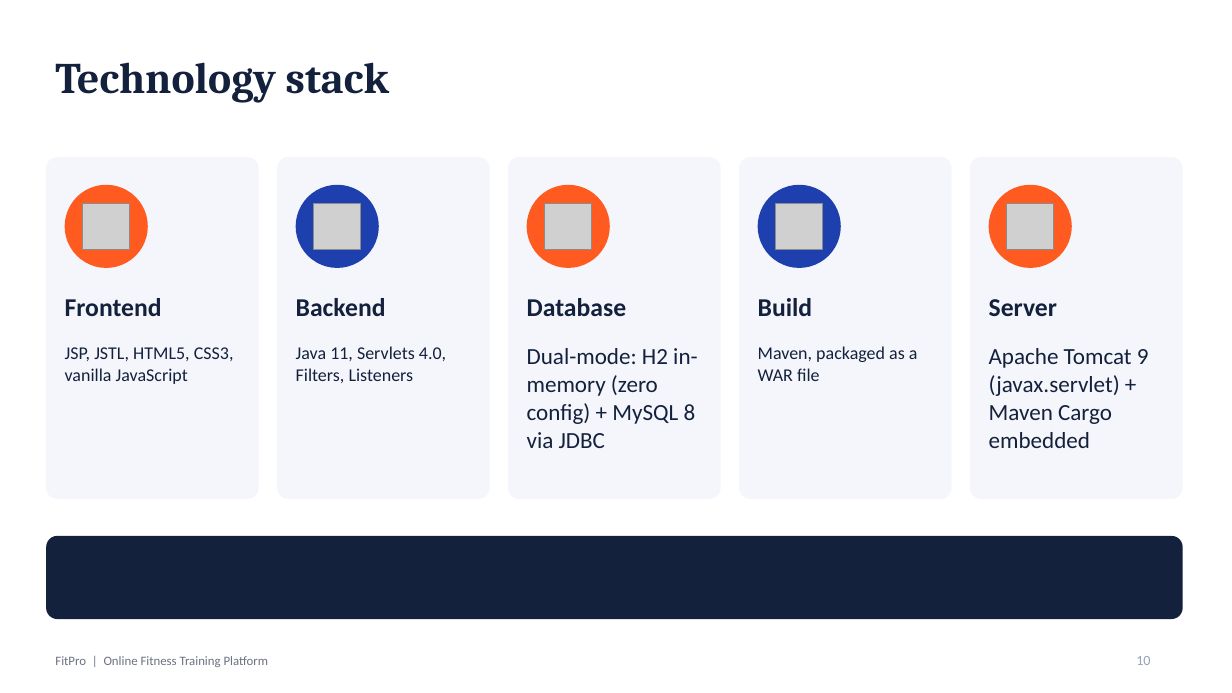
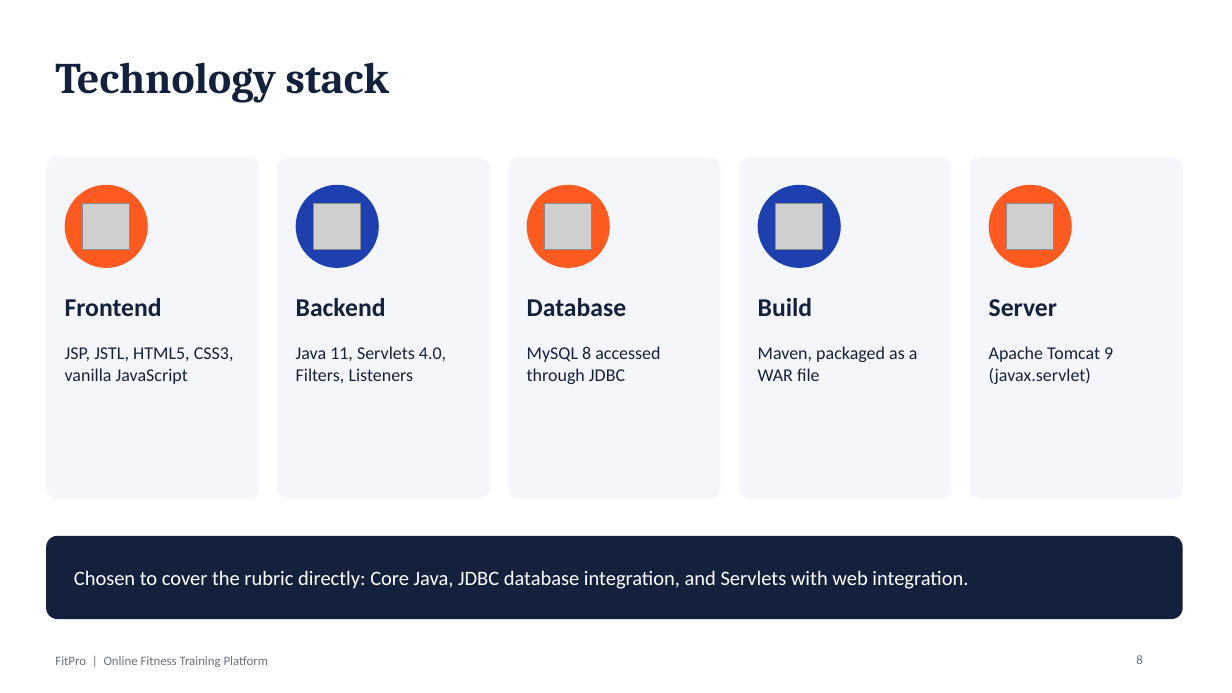
Before and after one commit to adiithakurr110/FitPro-Fitness-Platform, a slide deck: slide 8 of docs/FitPro_Final_Presentation.pptx (slide 10 before the commit). Drawn at 1232x693 pixels with LibreOffice and Linux fonts; fonts in the diff are those of the drawing; grey boxes stand for pictures. Boxes give left, top, right and bottom in pixels: in the first picture for what was removed or moved away, otherwise in the second. Text is boxed around its words. In the diff, an @@ line names an element or a change of style, - is before the commit and + after.

Commit message:
docs: align rubric mapping and presentation slide with college marking criteria

```diff
--- a/docs/FitPro_Final_Presentation.pptx
+++ b/docs/FitPro_Final_Presentation.pptx
@@ text at (527,346,660,384): text changed; size 18 to 14 pt @@
-Dual-mode: H2 in-memory (zero config) + MySQL 8 via JDBC
+MySQL 8 accessed through JDBC
@@ text at (989,346,1113,384): text changed; size 18 to 14 pt @@
-Apache Tomcat 9 (javax.servlet) + Maven Cargo embedded
+Apache Tomcat 9 (javax.servlet)
@@ text added at (74,570,968,589), 16 pt, text #FFFFFF @@
+Chosen to cover the rubric directly: Core Java, JDBC database integration, and Servlets with web integration.
@@ page number at (1136,655,1142,664): text changed; size 11 to 10 pt; text colour #94A3B8 to #6B7280 @@
-10
+8
```
Also in this commit, not shown: 15 other slides changed, 1 slide added, 6 slides removed, 1 other file.
